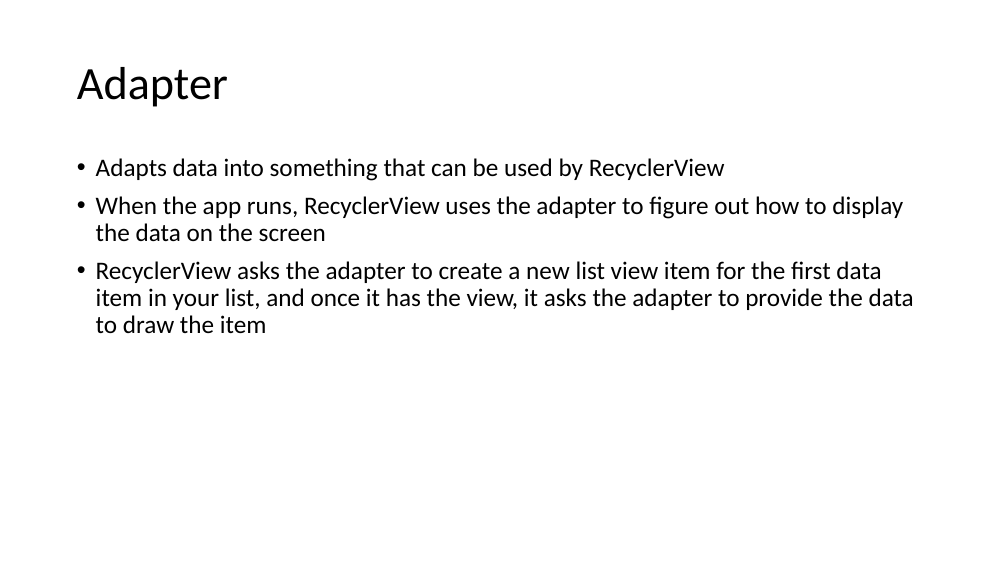
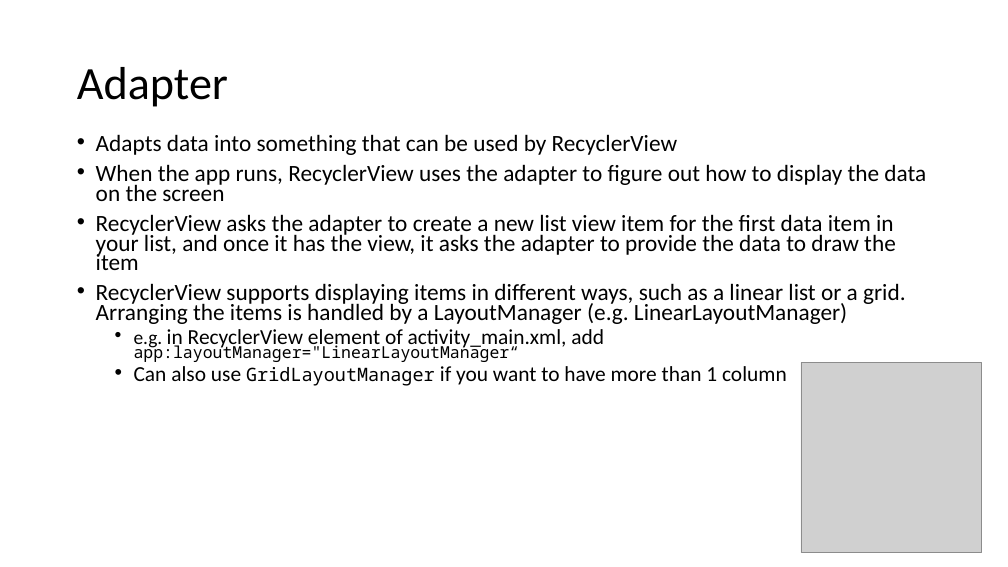
Before and after one commit to joellecorliss/Associate-Android-Developer, a slide deck: slide 22 of Android Basics in Kotlin.pptx (slide 37 before the commit). Drawn at 1008x567 pixels with LibreOffice and Linux fonts; fonts in the diff are those of the drawing; grey boxes stand for pictures. Boxes give left, top, right and bottom in pixels: in the first picture for what was removed or moved away, otherwise in the second. Text is boxed around its words. In the diff, an @@ line names an element or a change of style, - is before the commit and + after.

Commit message:
updated slides

```diff
--- a/Android Basics in Kotlin.pptx
+++ b/Android Basics in Kotlin.pptx
@@ text "Adapts data into something that ..." moved from (x1=96, y1=158, x2=914, y2=333) to (x1=96, y1=134, x2=926, y2=386) @@
@@ text at (x1=96, y1=134, x2=926, y2=270): size 24 to 22.2 pt in "Adapts data into something that can be ...", "When the app runs, RecyclerView uses the ...", "RecyclerView asks the adapter to create a ..."; line spacing 0.9 to 0.7 @@
@@ text at (x1=96, y1=283, x2=906, y2=386): paragraphs added @@
+• RecyclerView supports displaying items in different ways, such as a linear list or a grid. Arranging the items is handled by a LayoutManager (e.g. LinearLayoutManager)
+  • e.g. in RecyclerView element of activity_main.xml, add app:layoutManager="LinearLayoutManager“
+  • Can also use GridLayoutManager if you want to have more than 1 column
@@ picture added at (x1=801, y1=362, x2=982, y2=553) @@
```
Also in this commit, not shown: 1 other slide changed, 7 slides added, 1 slide removed.
